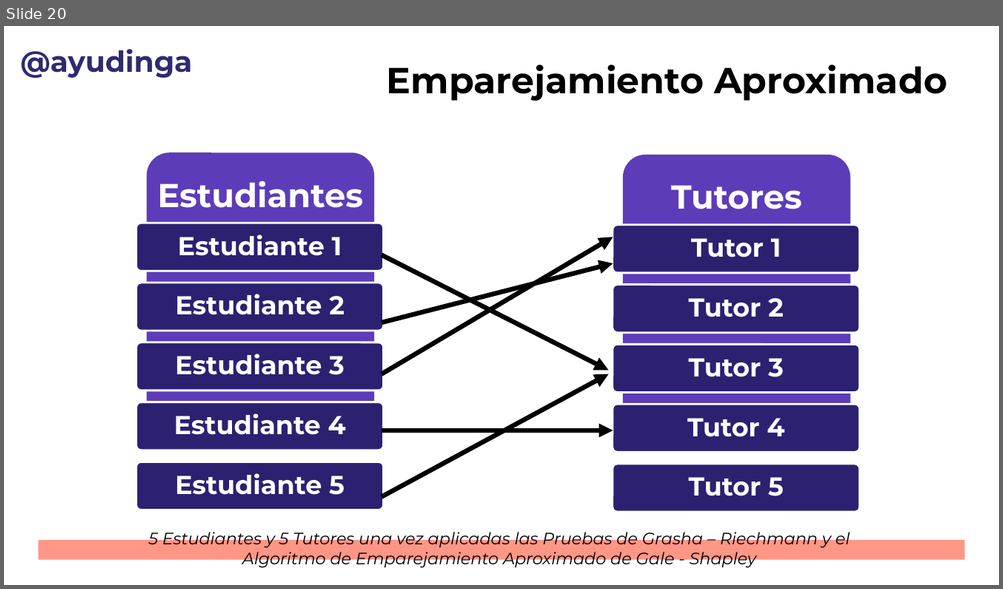
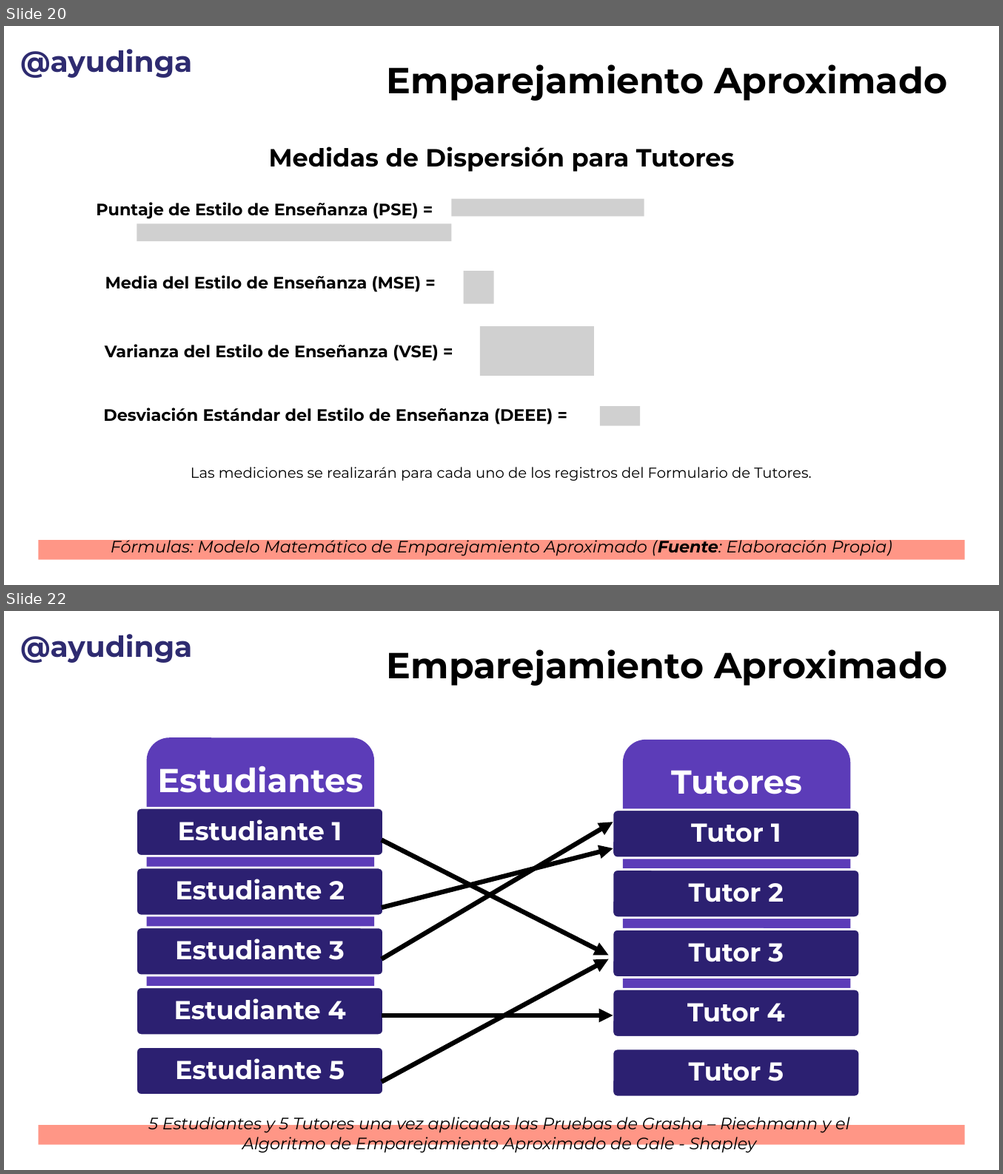
Before and after one commit to wocker/Students-Tutors-Matching, a slide deck: Administrative Documents/Experiment Design - #PilandoAndo23.pptx. Shown one above the other, each under a label of ours: slide 20 before the commit, slides 20 and 22 after it; the slides between them are not shown. The pictures are 1003x589 and 1003x1174 pixels, drawn with LibreOffice and Linux fonts; fonts in the diff are those of the drawing; grey boxes stand for pictures; background and template pictures are left out. Boxes give left, top, right and bottom in pixels: in the first picture for what was removed or moved away, otherwise in the second. Text is boxed around its words. In the diff, an @@ line names an element or a change of style, - is before the commit and + after.

```diff
--- a/Administrative Documents/Experiment Design - #PilandoAndo23.pptx
+++ b/Administrative Documents/Experiment Design - #PilandoAndo23.pptx
@@ slide 20 added at bbox=[4, 26, 999, 585], background picture (left out); not listed: 1 template element that a slide beside it also shows @@
@@ text added at bbox=[20, 49, 192, 78], 28 pt, text #2E2B70, bold @@
+@ayudinga
@@ text added at bbox=[387, 64, 947, 101], 35 pt, text #000000, bold @@
+Emparejamiento Aproximado
@@ text added at bbox=[269, 147, 734, 172], 24 pt, text #000000, bold @@
+Medidas de Dispersión para Tutores
@@ text added at bbox=[96, 202, 418, 219], 16 pt, text #000000, bold @@
+Puntaje de Estilo de Enseñanza (PSE) =
@@ picture added at bbox=[452, 199, 644, 217] @@
@@ picture added at bbox=[136, 224, 452, 241] @@
@@ text added at bbox=[105, 275, 421, 292], 16 pt, text #000000, bold @@
+Media del Estilo de Enseñanza (MSE) =
@@ picture added at bbox=[464, 272, 494, 304] @@
@@ picture added at bbox=[480, 326, 595, 376] @@
@@ text added at bbox=[105, 344, 438, 361], 16 pt, text #000000, bold @@
+Varianza del Estilo de Enseñanza (VSE) =
@@ text added at bbox=[103, 408, 552, 425], 16 pt, text #000000, bold @@
+Desviación Estándar del Estilo de Enseñanza (DEEE) =
@@ picture added at bbox=[600, 406, 640, 426] @@
@@ text added at bbox=[190, 467, 811, 481], 14 pt, text #000000 @@
+Las mediciones se realizarán para cada uno de los registros del Formulario de Tutores.
@@ text added at bbox=[111, 537, 892, 557], 16 pt, text #000000, italic @@
+Fórmulas: Modelo Matemático de Emparejamiento Aproximado (Fuente: Elaboración Propia)
@@ what was slide 20 is now slide 22 @@
```
Also in this commit, not shown: 1 slide changed, 1 other slide added, 2 other files.
